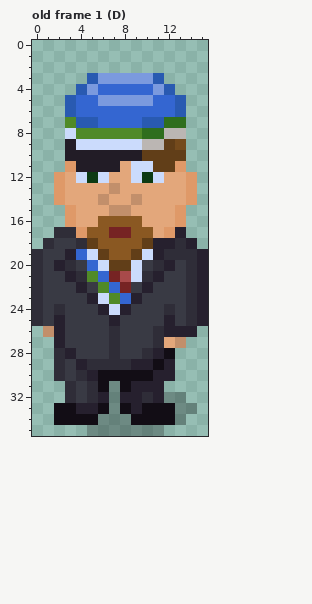
File history of a pixel-art file, art/chars/cfe-ksv-otto.aseprite. Above is the file before it was changed.
16x36 pixels, 10 frames. Shown: old frame 1 (D). The commit also changed other frames, which this record leaves out.
The same view after the edit:
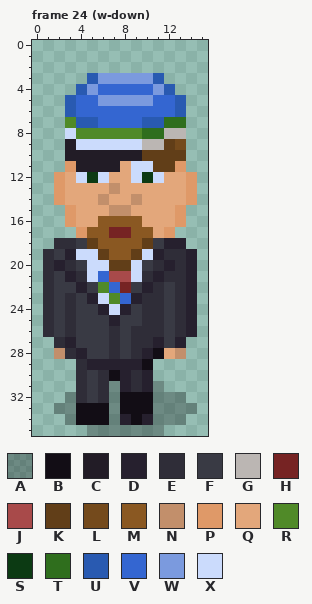
Palette (. is transparent): A #00000046  B #120d15  C #221c26  D #26202e  E #2f2d38  F #393a44  G #bbb6b3  H #762323  J #a84a4a  K #613e18  L #744a1c  M #8a5822  N #c28f6b  P #df9968  Q #e3a77b  R #508a28  S #0c3a13  T #2f6e1d  U #295ab1  V #3466d1  W #7b9ade  X #cbdbfc
A new or re-ordered frame is compared with the old frame closest to it.
The commit says: Otto walk animation in progress
Edits made:
frames 10 -> 42
Frame 24 (w-down) is new; against old frame 1 (D), layer "fraater":
The edit turns colour B into colour A in row 33 at x 2 to 3 and 11 to 12; in row 34 at x 3 and 11 to 12.
The edit turns colour D into colour A in rows 31 to 32 at x 11.
The edit turns colour E into colour A in row 32 at x 3.
The edit turns colour A into colour B in row 34 at x 6.
The edit turns colour D into colour B in row 28 at x 11; in row 29 at x 10; in row 32 at x 8 to 9; in row 33 at x 4 to 5 and 9.
The edit turns colour E into colour B in row 32 at x 10.
The edit turns colour A into colour D in row 34 at x 8.
The edit turns colour B into colour D in row 30 at x 8 and 10; in row 31 at x 8; in row 34 at x 10.
The edit turns colour E into colour D in row 18 at x 13; in rows 19 to 25 at x 14; in row 27 at x 11; in row 28 at x 10; in row 29 at x 5 to 8.
The edit turns colour F into colour D in row 27 at x 3; in row 28 at x 4.
The edit turns colour N into colour D in row 27 at x 13.
The edit turns colour B into colour E in row 30 at x 6 and 9; in row 31 at x 6.
The edit turns colour D into colour E in row 26 at x 13; in row 27 at x 2; in row 28 at x 3; in row 29 at x 4; in row 31 at x 9; in row 32 at x 6.
The edit turns colour F into colour E in row 18 at x 2 to 3; in row 19 at x 1; in row 20 at x 1 and 13; in row 21 at x 1 and 12 to 13; in row 22 at x 1, 11 and 13; in rows 23 to 25 at x 1, 3, 10 to 11 and 13.
The edit turns colour F into colour E in row 26 at x 3 and 9 to 10; in row 27 at x 9 to 10; in row 28 at x 9; in rows 31 to 32 at x 4.
The edit turns colour N into colour E in row 26 at x 1.
The edit turns colour D into colour F in row 18 at x 11; in rows 25 to 26 at x 2 and 12; in row 30 at x 5.
The edit turns colour E into colour F in row 18 at x 4; in row 24 at x 2 and 12; in rows 31 to 32 at x 5.
The edit turns colour Q into colour F in row 27 at x 12.
The edit turns colour H into colour J in row 21 at x 7.
There is now colour N in row 28 at x 13.
The edit turns colour E into colour N in row 28 at x 2.
The edit turns colour B into colour Q in row 28 at x 12.
The edit turns colour R into colour X in row 21 at x 5.
The edit turns colour V into colour X in row 19 at x 4; in row 20 at x 5.
Colour B is gone in row 29 at x 11; in row 34 at x 2.
Colour D is gone in row 17 at x 13; in row 18 at x 14; in rows 19 to 25 at x 15; in row 29 at x 12; in row 30 at x 11 to 12.
Colour E is gone in row 17 at x 2 to 3; in row 18 at x 1; in rows 19 to 25 at x 0; in rows 29 to 30 at x 2; in row 31 at x 3.
Colour F is gone in rows 29 to 30 at x 3.
Changed places in both pictures, as pixel boxes (x1, y1, x2, y2):
changed: (32, 227, 208, 425)
